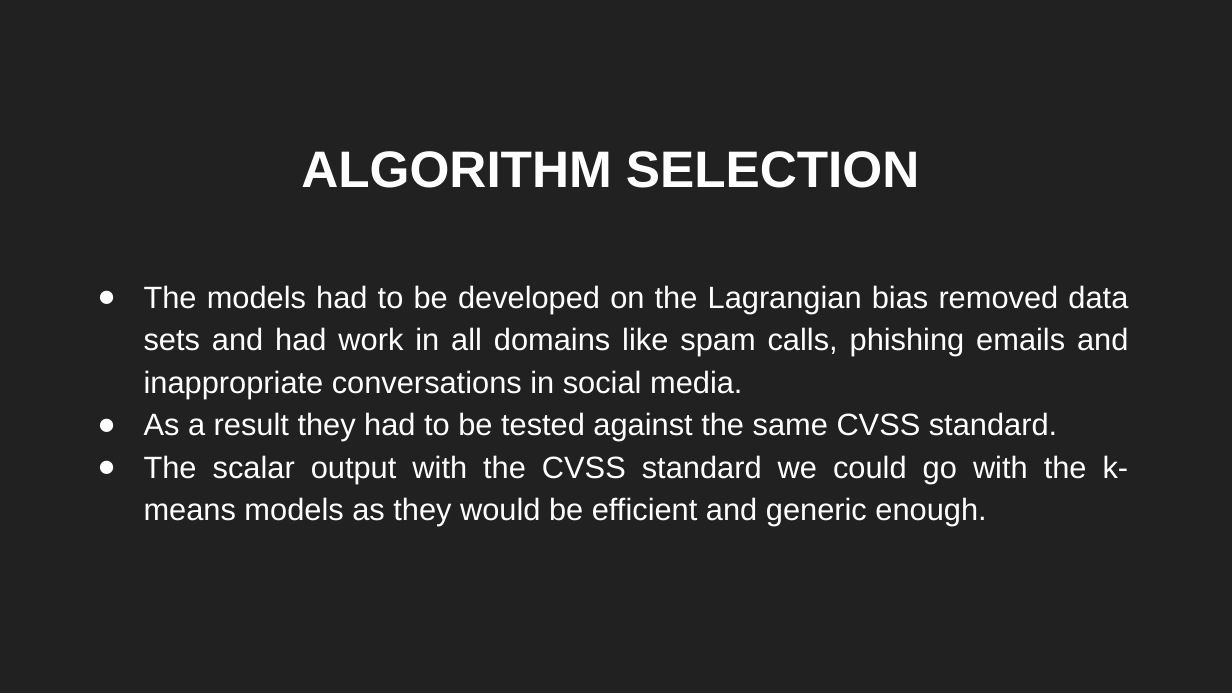
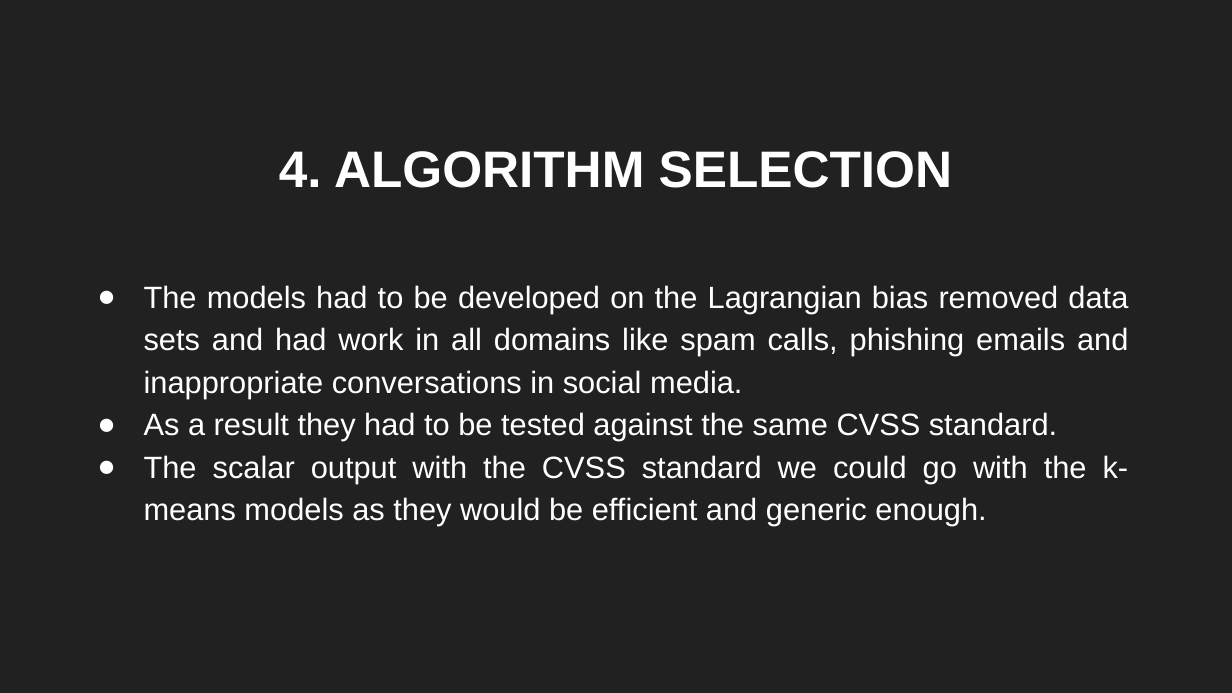
Before and after one commit to sbenstewart/cip-lab, a slide deck: slide 12 of mail these/presentation.pptx (slide 11 before the commit). Drawn at 1232x693 pixels with LibreOffice and Linux fonts; fonts in the diff are those of the drawing. Boxes give left, top, right and bottom in pixels: in the first picture for what was removed or moved away, otherwise in the second. Text is boxed around its words. In the diff, an @@ line names an element or a change of style, - is before the commit and + after.

```diff
--- a/mail these/presentation.pptx
+++ b/mail these/presentation.pptx
@@ title at [279,151,952,188]: text changed @@
-ALGORITHM SELECTION
+4. ALGORITHM SELECTION
```
Also in this commit, not shown: 9 other slides changed, 5 slides added, 1 slide removed, 2 other files.
